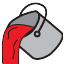
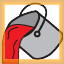
The second 64×64 image is a revision of the first. Changes to its layers:
showed "on", opacity 75% → 60% over [0, 0, 64, 64]
